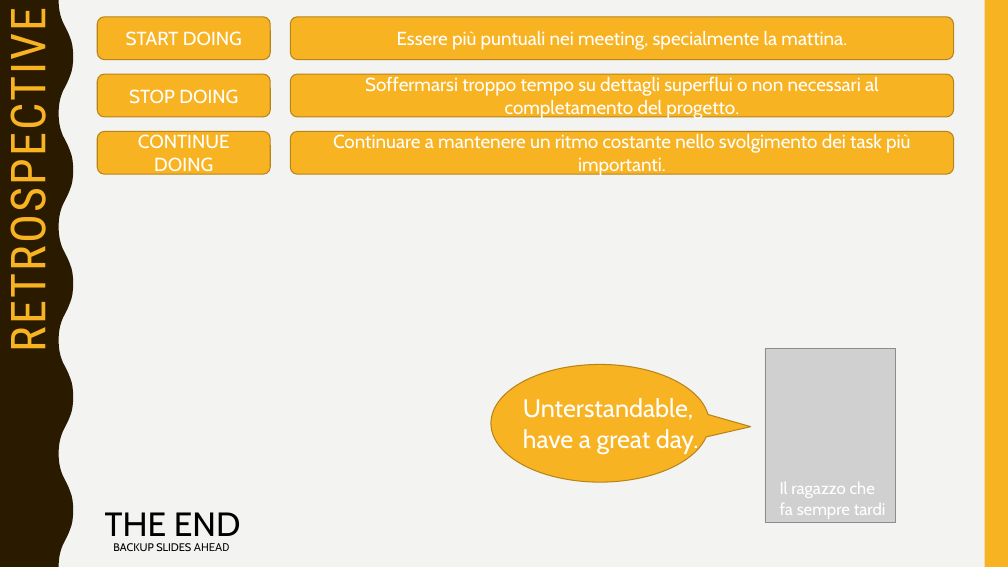
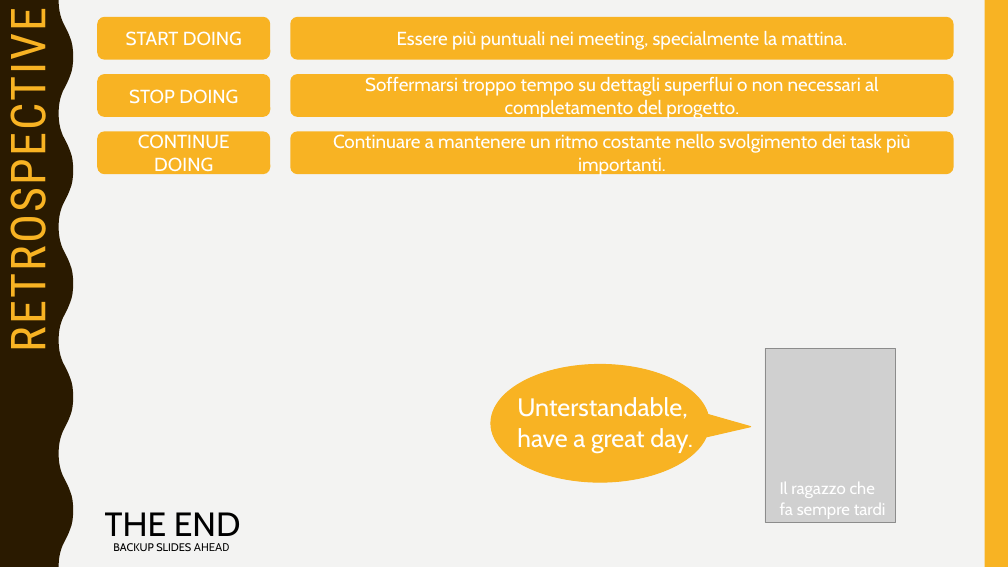
Before and after one commit to sfarina12/NC_05, a slide deck: slide 12 of Presentazione_Prima consegna/presentazione PrimaConsegna.pptx (slide 14 before the commit). Drawn at 1008x567 pixels with LibreOffice and Linux fonts; fonts in the diff are those of the drawing; grey boxes stand for pictures. Boxes give left, top, right and bottom in pixels: in the first picture for what was removed or moved away, otherwise in the second. Text is boxed around its words. In the diff, an @@ line names an element or a change of style, - is before the commit and + after.

```diff
--- a/Presentazione_Prima consegna/presentazione PrimaConsegna.pptx
+++ b/Presentazione_Prima consegna/presentazione PrimaConsegna.pptx
@@ outline #B7841A 1 pt to none in 6 elements at (98, 17, 271, 60), (98, 74, 271, 117), (98, 132, 271, 175), (290, 17, 954, 60), (290, 74, 954, 117), (290, 132, 954, 175) @@
@@ speech bubble at (491, 364, 709, 482): outline #B7841A 1 pt to #F8B323 1 pt @@
@@ text "Unterstandable, have a great day.": place and size @@
-text "Unterstandable, have a great day." at (523, 398, 699, 454)
+text "Unterstandable, have a great day." at (517, 397, 693, 453)
```
Also in this commit, not shown: 14 other slides changed.
